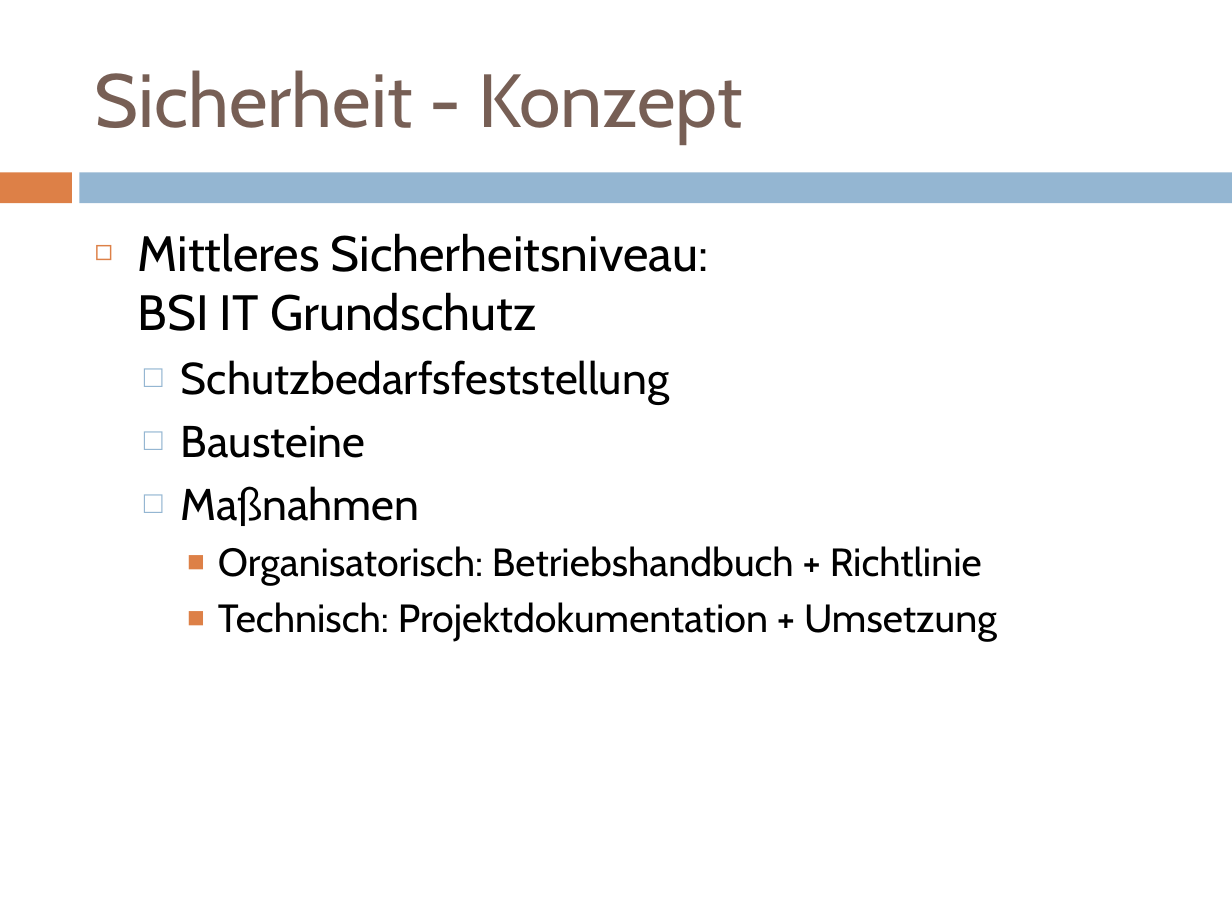
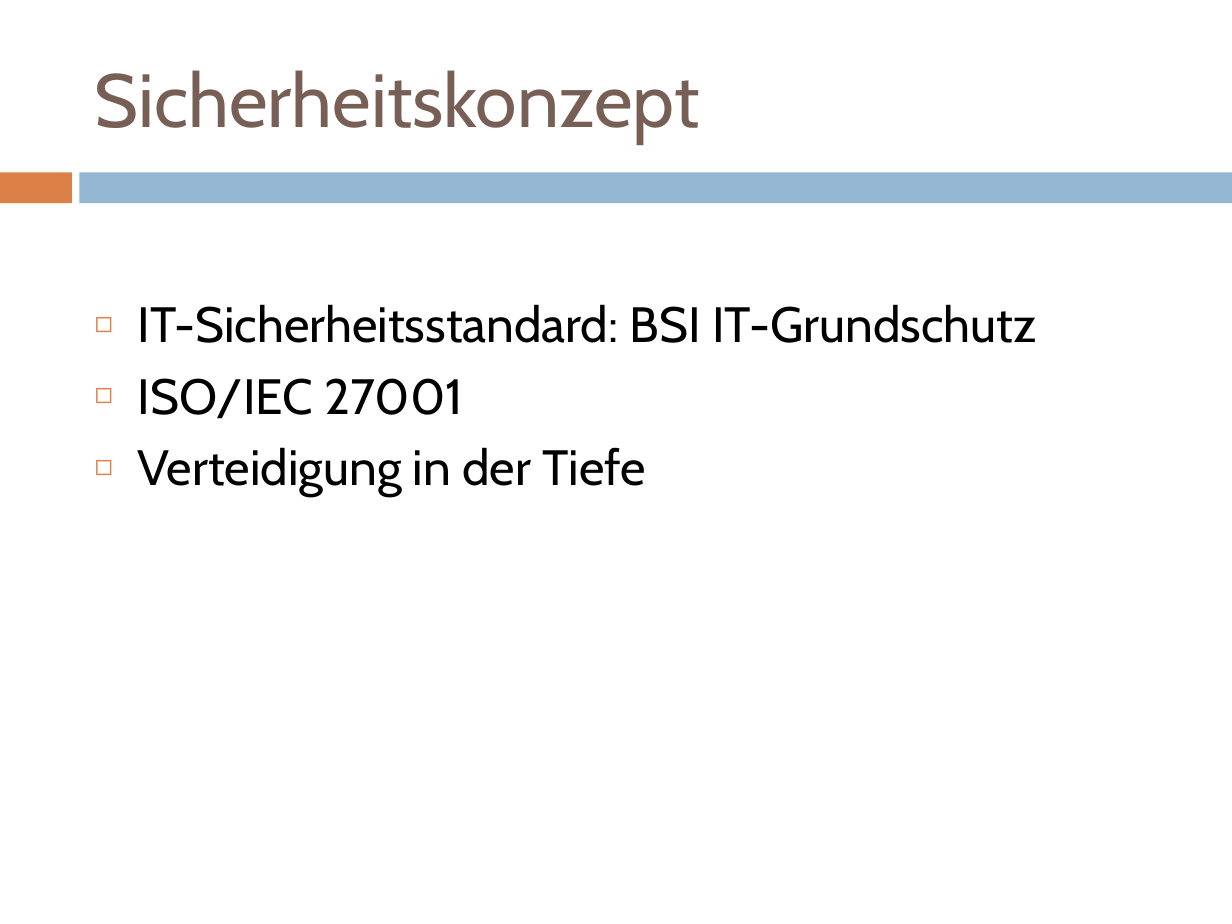
Before and after one commit to mvw/Wilddiebe10, a slide deck: slide 7 of keynote/praesentation.pptx (slide 6 before the commit). Drawn at 1232x924 pixels with LibreOffice and Linux fonts; fonts in the diff are those of the drawing. Boxes give left, top, right and bottom in pixels: in the first picture for what was removed or moved away, otherwise in the second. Text is boxed around its words. In the diff, an @@ line names an element or a change of style, - is before the commit and + after.

```diff
--- a/keynote/praesentation.pptx
+++ b/keynote/praesentation.pptx
@@ title at (95, 70, 700, 143): text changed @@
-Sicherheit - Konzept
+Sicherheitskonzept
@@ text at (138, 304, 1037, 496): text changed; size 23 to 29 pt @@
-◻ Mittleres Sicherheitsniveau:
-  BSI IT Grundschutz
-  □ Schutzbedarfsfeststellung
-  □ Bausteine
-  □ Maßnahmen
-    ■ Organisatorisch: Betriebshandbuch + Richtlinie
-    ■ Technisch: Projektdokumentation + Umsetzung
+◻ IT-Sicherheitsstandard: BSI IT-Grundschutz
+◻ ISO/IEC 27001
+◻ Verteidigung in der Tiefe
```
Also in this commit, not shown: 6 other slides changed, 15 slides added, 1 slide removed, 1 other file.
